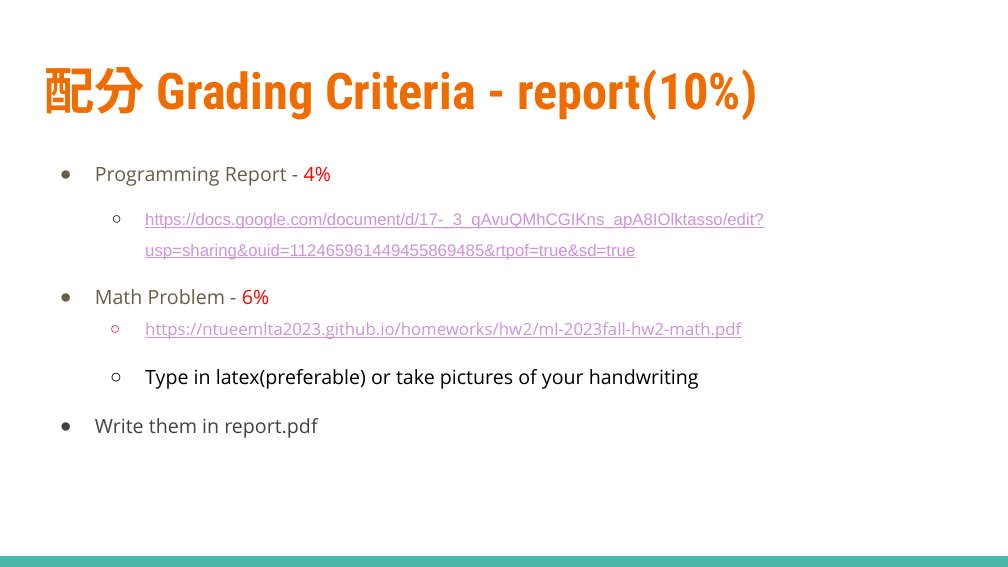
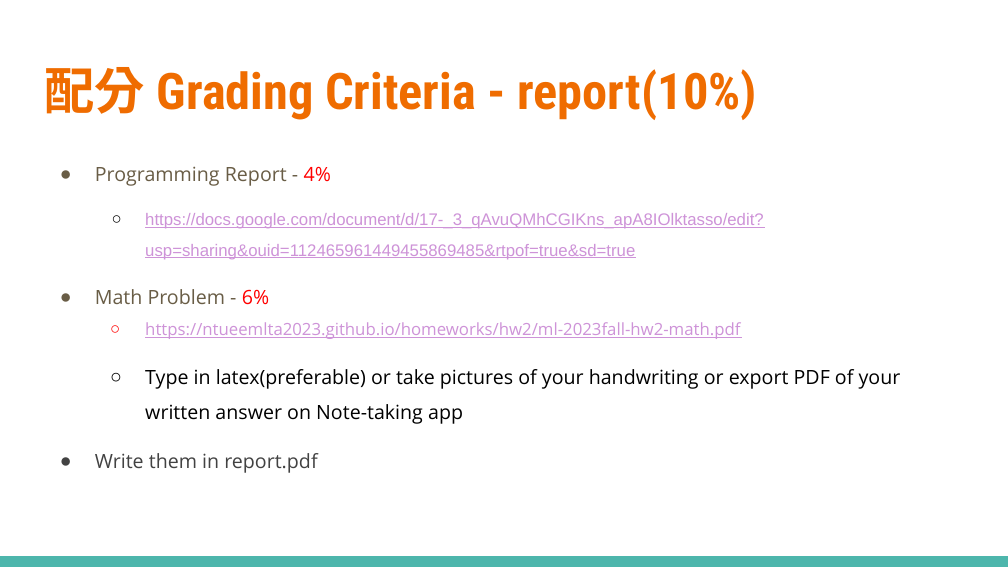
Before and after one commit to ntueemlta2023/ntueemlta2023.github.io, a slide deck: slide 9 of homeworks/hw2/ml-2023fall-hw2-slide.pptx. Drawn at 1008x567 pixels with LibreOffice and Linux fonts; fonts in the diff are those of the drawing. Boxes give left, top, right and bottom in pixels: in the first picture for what was removed or moved away, otherwise in the second. Text is boxed around its words. In the diff, an @@ line names an element or a change of style, - is before the commit and + after.

```diff
--- a/homeworks/hw2/ml-2023fall-hw2-slide.pptx
+++ b/homeworks/hw2/ml-2023fall-hw2-slide.pptx
@@ text at [145,369,901,424]: text changed @@
-  ○ Type in latex(preferable) or take pictures of your handwriting
+  ○ Type in latex(preferable) or take pictures of your handwriting or export PDF of your written answer on Note-taking app
```
Also in this commit, not shown: 2 other files.
